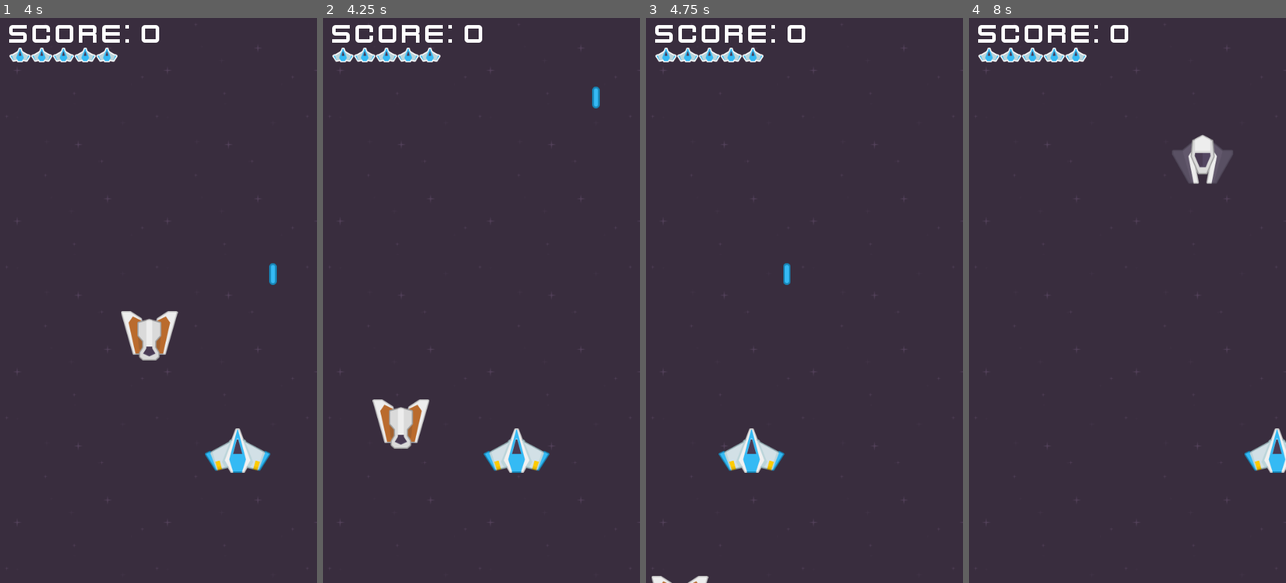
Above: before the commit, frames 1-4 (left to right).
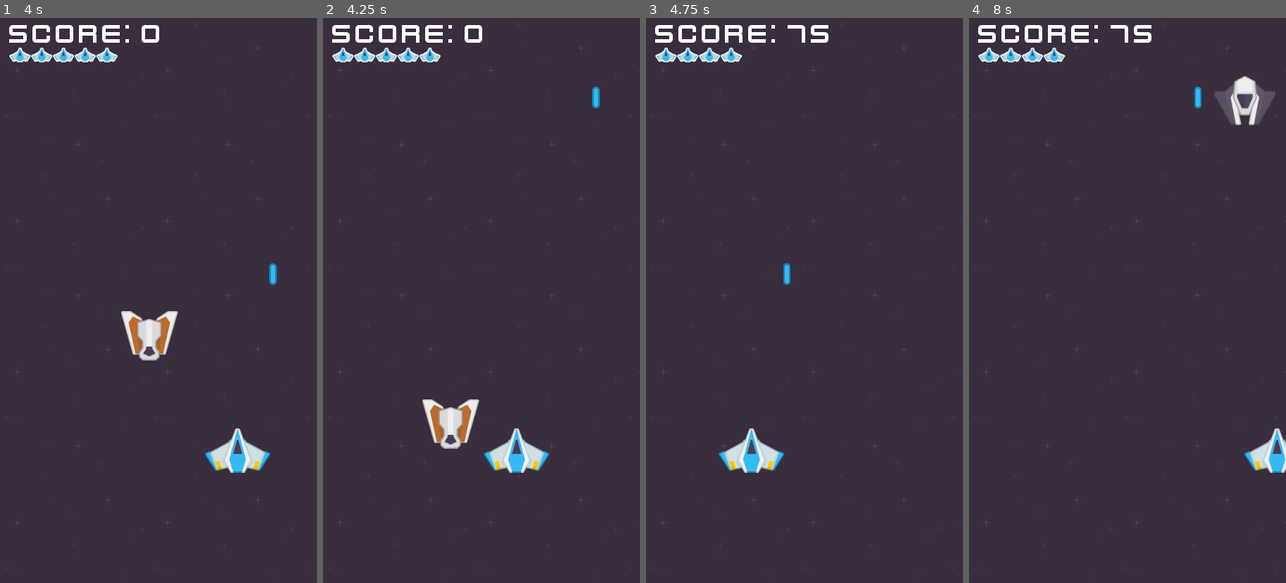
Above: after the commit, the same moments.

Repository: Etilem/StarShooter
Game: Godot game, scene res://scenes/world/World.tscn
Same seed, same stepped clock (60 frames per second), same inputs: the game is played once before the commit and once after it.
Inputs:
- Up to frame 1 (4 s): tap Enter at 0.5 s; hold Right (ui_right) 0.53-1.28 s; tap Space (ui_select) at 0.77, 1.52, 2.75, 3.02, 3.77 s; hold Down (ui_down) 1.28-2.03 s; hold Right (ui_right) 2.03-2.78 s; hold Up (ui_up) 2.78-3.53 s; hold Left (ui_left) from 3.53 s (still down)
- Up to frame 2 (4.25 s): keep holding Left (ui_left)
- Up to frame 3 (4.75 s): keep holding Left (ui_left); tap Space (ui_select) at 4.52 s
- Up to frame 4 (8 s): release Left (ui_left) at 5.03 s; hold Down (ui_down) 5.03-5.78 s; hold Right (ui_right) 5.78-6.53 s; tap Space (ui_select) at 6.02, 6.77, 7.52 s; hold Up (ui_up) 6.53-7.28 s; hold Right (ui_right) from 7.28 s (still down)

Frame 1 is identical in both runs. In frame 2, 2.0% of the frame differs, in the area x 15-50%, y 67-77%; in frame 3, 0.4%; in frame 4, 2.3%, in the area x 30-97%, y 1-30%.

Commit message:
- random behaviours + normal enemy is slowing enemy now

Diff:
--- a/scenes/characters/BombingEnemy.gd
+++ b/scenes/characters/BombingEnemy.gd
@@ -9,6 +9,8 @@
 func _ready() -> void:
 	if bomb_timer.connect("timeout", self, "_on_timeout"):
 		print("BUG: function 'connect' failed")
+	bomb_timer.wait_time = rand_range(.25, 1.5)
 
 func _on_timeout() -> void:
 	emit_signal("spawn_laser", Laser, muzzle.global_position)
+	bomb_timer.wait_time = rand_range(.25, 1.5)
--- a/scenes/characters/BombingEnemy.tscn
+++ b/scenes/characters/BombingEnemy.tscn
@@ -6,9 +6,9 @@
 
 [node name="BombingEnemy" instance=ExtResource( 1 )]
 script = ExtResource( 3 )
-value = 75
+value = 50
 hp = 3
-speed = 75
+speed = 200
 direction = 1
 
 [node name="Sprite" parent="." index="0"]
@@ -23,6 +23,3 @@
 [node name="BombingTimer" type="Timer" parent="." index="3"]
 wait_time = 2.0
 autostart = true
-
-[node name="SlideTimer" parent="." index="4"]
-wait_time = 2.0
--- a/scenes/characters/DivingEnemy.tscn
+++ b/scenes/characters/DivingEnemy.tscn
@@ -4,7 +4,7 @@
 [ext_resource path="res://assets/enemy-red.png" type="Texture" id=2]
 
 [node name="DivingEnemy" instance=ExtResource( 1 )]
-value = 50
+value = 75
 hp = 1
 speed = 600
 direction = 1
--- a/scenes/characters/Enemy.gd
+++ b/scenes/characters/Enemy.gd
@@ -9,11 +9,14 @@
 export (int) var speed
 export (int, -1, 1) var direction
 
+onready var slide_timer := $SlideTimer
+
 var rand_slide : float
 
 func _ready() -> void:
 	if connect("area_entered", self, "_on_area_entered"):
 		print("BUG: function 'connect' failed")
+	slide_timer.wait_time = rand_range(.25, 1)
 
 func _physics_process(delta: float) -> void:
 	global_position.y += direction * speed * delta
@@ -36,3 +39,4 @@
 
 func _on_SlideTimer_timeout() -> void:
 	rand_slide = rand_range(-1.0, 1.0)
+	slide_timer.wait_time = rand_range(.25, 1)
--- a/scenes/characters/NormalEnemy.tscn
+++ /dev/null
@@ -1,16 +0,0 @@
-[gd_scene load_steps=3 format=2]
-
-[ext_resource path="res://scenes/characters/Enemy.tscn" type="PackedScene" id=1]
-[ext_resource path="res://assets/enemy-black.png" type="Texture" id=2]
-
-[node name="NormalEnemy" instance=ExtResource( 1 )]
-value = 25
-hp = 2
-speed = 150
-direction = 1
-
-[node name="Sprite" parent="." index="0"]
-texture = ExtResource( 2 )
-
-[node name="CollisionPolygon2D" parent="." index="1"]
-polygon = PoolVector2Array( 0, -42, 18, -33, 19, -29, 34, -16, 52, -16, 52, -7, 24, 42, 7, 42, 8, 26, -8, 26, -6, 42, -23, 42, -52, -6, -52, -15, -34, -15, -19, -28, -18, -33 )
--- a/scenes/characters/Player.tscn
+++ b/scenes/characters/Player.tscn
@@ -4,6 +4,7 @@
 [ext_resource path="res://scenes/characters/Player.gd" type="Script" id=2]
 
 [node name="Player" type="Area2D"]
+collision_layer = 3
 script = ExtResource( 2 )
 __meta__ = {
 "_edit_group_": true
--- /dev/null
+++ b/scenes/characters/SlowingEnemy.tscn
@@ -0,0 +1,33 @@
+[gd_scene load_steps=5 format=2]
+
+[ext_resource path="res://scenes/characters/Enemy.tscn" type="PackedScene" id=1]
+[ext_resource path="res://assets/enemy-black.png" type="Texture" id=2]
+[ext_resource path="res://scenes/characters/Tarpit.gd" type="Script" id=3]
+
+[sub_resource type="CircleShape2D" id=1]
+radius = 100.0
+
+[node name="SlowingEnemy" instance=ExtResource( 1 )]
+value = 25
+hp = 2
+speed = 100
+direction = 1
+
+[node name="Sprite" parent="." index="0"]
+texture = ExtResource( 2 )
+
+[node name="CollisionPolygon2D" parent="." index="1"]
+polygon = PoolVector2Array( 0, -42, 18, -33, 19, -29, 34, -16, 52, -16, 52, -7, 24, 42, 7, 42, 8, 26, -8, 26, -6, 42, -23, 42, -52, -6, -52, -15, -34, -15, -19, -28, -18, -33 )
+
+[node name="SlideTimer" parent="." index="2"]
+wait_time = 2.0
+
+[node name="Tarpit" type="Area2D" parent="." index="3"]
+monitorable = false
+script = ExtResource( 3 )
+
+[node name="CollisionShape2D" type="CollisionShape2D" parent="Tarpit" index="0"]
+shape = SubResource( 1 )
+
+[connection signal="area_entered" from="Tarpit" to="Tarpit" method="_on_Tarpit_area_entered"]
+[connection signal="area_exited" from="Tarpit" to="Tarpit" method="_on_Tarpit_area_exited"]
--- /dev/null
+++ b/scenes/characters/Tarpit.gd
@@ -0,0 +1,12 @@
+extends Area2D
+
+func _on_Tarpit_area_entered(area: Area2D) -> void:
+	if area == self.owner or area.is_in_group("deadzones") or area.is_in_group("lasers"):
+		return
+	area.speed /= 1.5
+
+
+func _on_Tarpit_area_exited(area: Area2D) -> void:
+	if area == self.owner or area.is_in_group("deadzones") or area.is_in_group("lasers"):
+		return
+	area.speed *= 1.5
--- a/scenes/projectiles/Laser.tscn
+++ b/scenes/projectiles/Laser.tscn
@@ -2,7 +2,7 @@
 
 [ext_resource path="res://scenes/projectiles/Laser.gd" type="Script" id=1]
 
-[node name="Laser" type="Area2D"]
+[node name="Laser" type="Area2D" groups=["lasers"]]
 script = ExtResource( 1 )
 
 [node name="Sprite" type="Sprite" parent="."]
--- a/scenes/world/World.tscn
+++ b/scenes/world/World.tscn
@@ -8,7 +8,7 @@
 [ext_resource path="res://scenes/characters/Player.tscn" type="PackedScene" id=6]
 [ext_resource path="res://scenes/characters/BombingEnemy.tscn" type="PackedScene" id=7]
 [ext_resource path="res://scenes/characters/DivingEnemy.tscn" type="PackedScene" id=8]
-[ext_resource path="res://scenes/characters/NormalEnemy.tscn" type="PackedScene" id=9]
+[ext_resource path="res://scenes/characters/SlowingEnemy.tscn" type="PackedScene" id=9]
 [ext_resource path="res://scenes/zones/DeadZones.tscn" type="PackedScene" id=10]
 [ext_resource path="res://scenes/zones/SpawnZones.tscn" type="PackedScene" id=11]
 [ext_resource path="res://scenes/ui/HUD.tscn" type="PackedScene" id=12]
